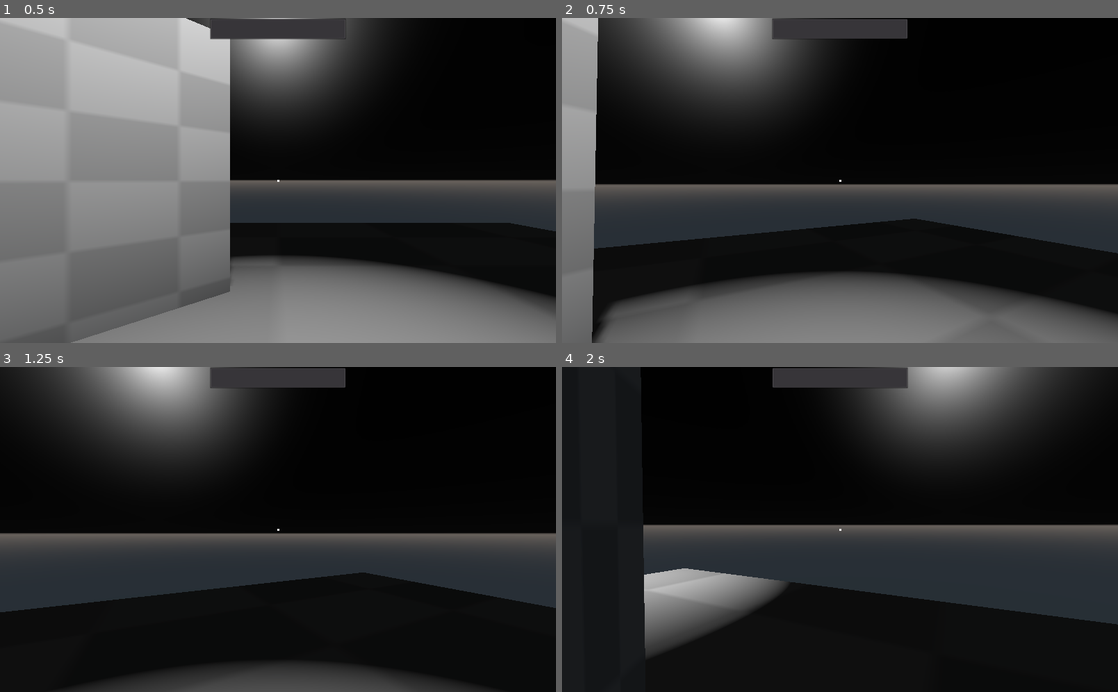
Above: before the commit, frames 1-4 (two rows, left to right).
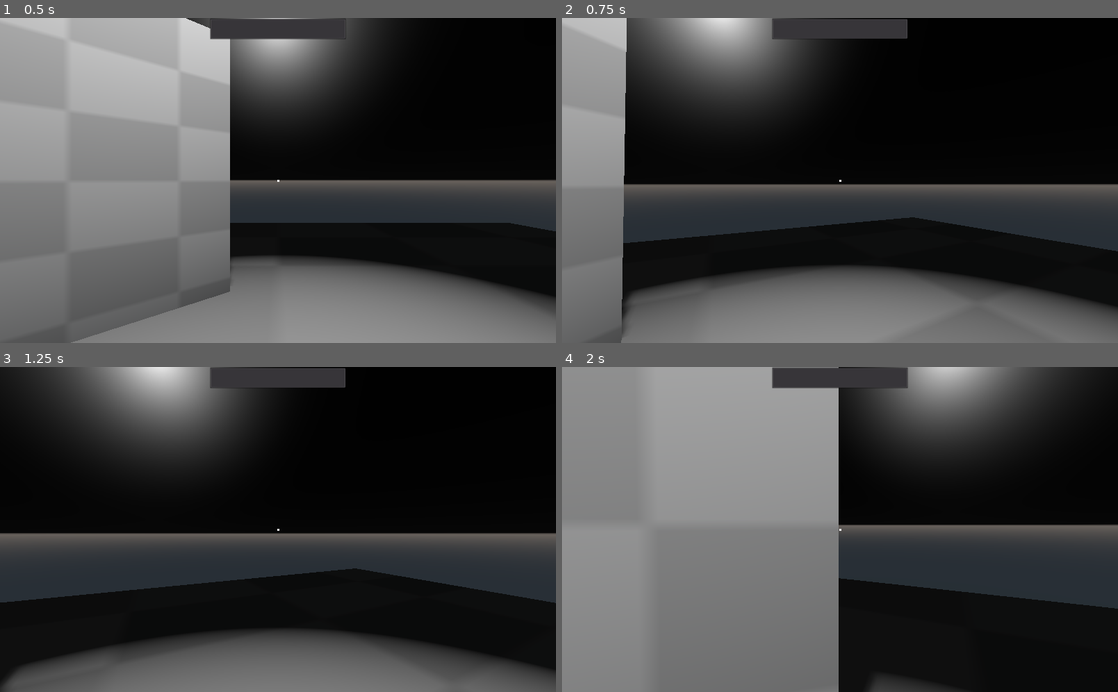
Above: after the commit, the same moments.

Repository: awnagel/Godot-Thief-Controller
Game: Godot game, scene res://scenes/Demo.tscn
Two runs of this game, one before a commit and one after it. Both use one fixed random seed, a clock stepped at 60 frames per second and the inputs below.
Inputs (mouse positions are in pixels of both pictures, inside the frame that each line leads up to):
- Up to frame 1 (0.5 s): no input
- Up to frame 2 (0.75 s): tap Enter at 0.5 s; move the mouse to (867, 180) at 0.52 s; hold W (forward) from 0.53 s (still down); hold Shift (sneak, bound only after the commit) from 0.53 s (still down)
- Up to frame 3 (1.25 s): keep holding W (forward); keep holding Shift (sneak, bound only after the commit)
- Up to frame 4 (2 s): keep holding W (forward); move the mouse to (812, 529) at 1.27 s; release Shift (sneak, bound only after the commit) at 1.28 s; tap Ctrl (crouch) at 1.35 s; tap Shift (sneak, bound only after the commit) at 1.55 s

Frame 1 is identical in both runs. In frame 2, 8.8% of the frame differs, in the area x 5-100%, y 0-100%; in frame 3, 16%; in frame 4, 50%, in the area x 0-100%, y 0-100%.
Error in both runs: Invalid get index 'global_transform' (on base: 'null instance'). (res://scripts/LightDetector.gd:21)

Commit message:
Bobbing now based on player movement speed.

Diff:
--- a/project.godot
+++ b/project.godot
@@ -51,6 +51,11 @@
 "events": [ Object(InputEventKey,"resource_local_to_scene":false,"resource_name":"","device":0,"alt":false,"shift":false,"control":false,"meta":false,"command":false,"pressed":false,"scancode":69,"unicode":0,"echo":false,"script":null)
  ]
 }
+sneak={
+"deadzone": 0.5,
+"events": [ Object(InputEventKey,"resource_local_to_scene":false,"resource_name":"","device":0,"alt":false,"shift":false,"control":false,"meta":false,"command":false,"pressed":false,"scancode":16777237,"unicode":0,"echo":false,"script":null)
+ ]
+}
 
 [rendering]
 
--- a/scripts/Player.gd
+++ b/scripts/Player.gd
@@ -83,6 +83,10 @@
 				state = CROUCHING
 				return
 
+			if Input.is_action_pressed("sneak"):
+				walk(delta, 0.5)
+				return
+
 			walk(delta)
 
 		CROUCHING:
@@ -113,7 +117,7 @@
 		camera.global_transform.origin = global_transform.origin + Vector3.UP * bob_reset
 
 	time += delta
-	var y_bob = sin(time * (4 * PI)) * velocity.length() * 0.0015
+	var y_bob = sin(time * (4 * PI)) * velocity.length() * (speed / 1000.0)
 	camera.global_transform.origin.y += y_bob
 
 func play_footstep_audio() -> void:
